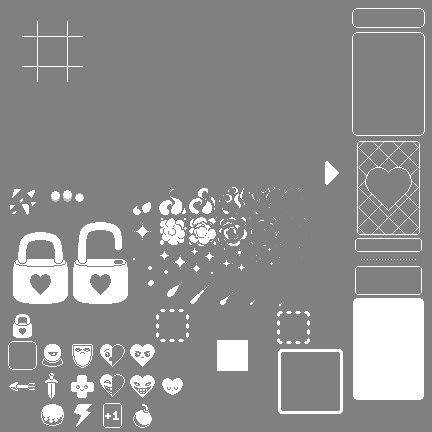
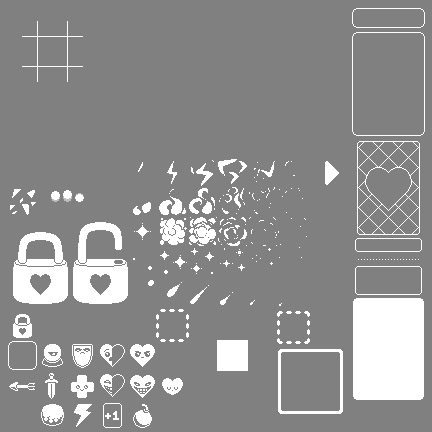
Layers edited between the first and the second 432×432 image:
added group "Group 1" with 3 layers above "Groupe 7" over box(138, 159, 295, 186)
added layer "Layer 3" in group "Group 1" over box(254, 161, 295, 182)
added layer "Layer 2" in group "Group 1" over box(218, 159, 247, 184)
added layer "Layer 1" in group "Group 1" over box(138, 160, 214, 186)
